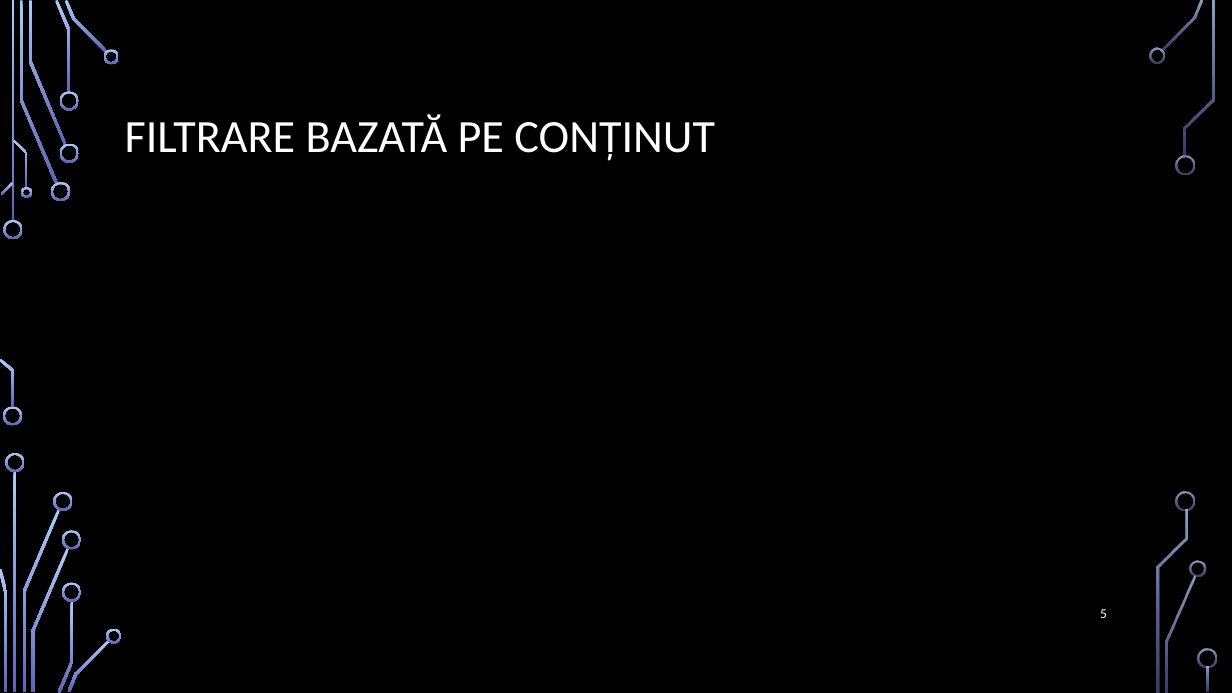
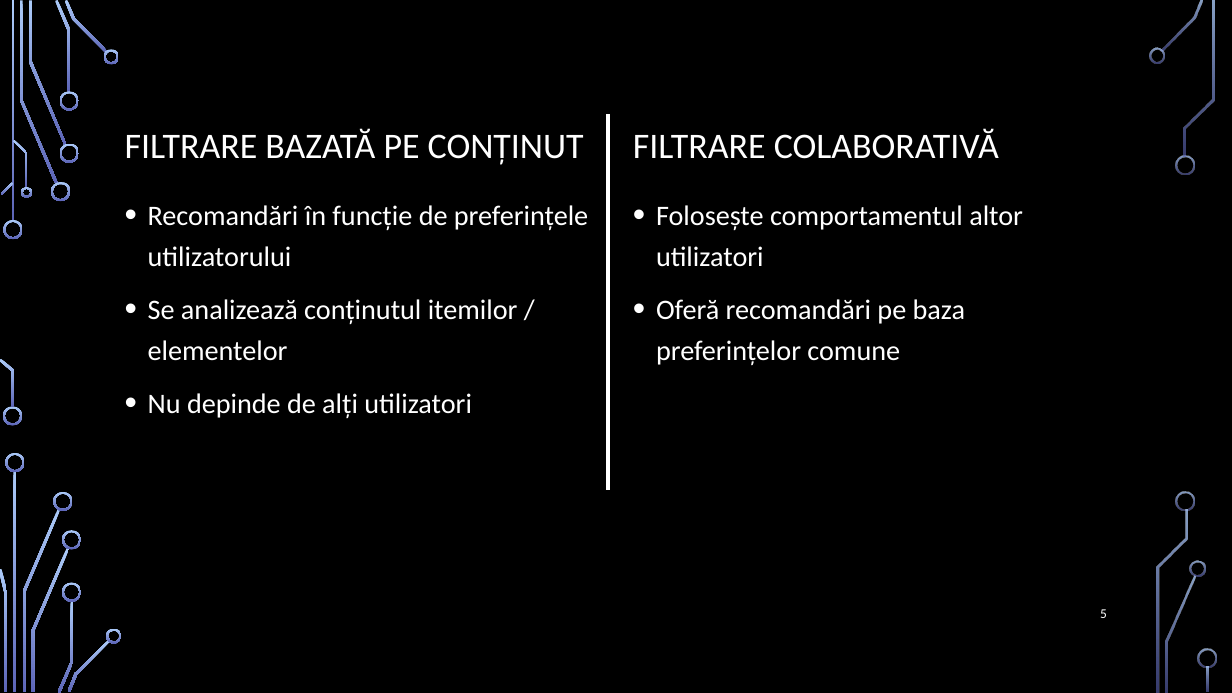
Before and after one commit to bucilamihai/Licenta, a slide deck: slide 5 of PrezentareLicenta.pptx. Drawn at 1232x693 pixels with LibreOffice and Linux fonts; fonts in the diff are those of the drawing; background and template pictures are left out. Boxes give left, top, right and bottom in pixels: in the first picture for what was removed or moved away, otherwise in the second. Text is boxed around its words. In the diff, an @@ line names an element or a change of style, - is before the commit and + after.

```diff
--- a/PrezentareLicenta.pptx
+++ b/PrezentareLicenta.pptx
@@ text "FILTRARE BAZATĂ PE CONȚINUT": place and size @@
-text "FILTRARE BAZATĂ PE CONȚINUT" at [125,114,715,161]
+text "FILTRARE BAZATĂ PE CONȚINUT" at [125,128,584,165]
@@ text "FILTRARE BAZATĂ PE CONȚINUT" at [125,128,584,165]: size 36 to 28 pt; more space between paragraphs; vertical alignment middle to bottom @@
@@ line added from (608, 115) to (608, 490), #FFFFFF 3 pt @@
@@ text added at [633,128,999,159], 28 pt, text #FFFFFF @@
+FILTRARE COLABORATIVĂ
@@ text added at [148,205,588,418], 22 pt, text #FFFFFF @@
+• Recomandări în funcție de preferințele utilizatorului
+• Se analizează conținutul itemilor / elementelor
+• Nu depinde de alți utilizatori
@@ text added at [656,205,1023,365], 22 pt, text #FFFFFF @@
+• Folosește comportamentul altor utilizatori
+• Oferă recomandări pe baza preferințelor comune
```
Also in this commit, not shown: 5 other slides changed, 5 slides added, 3 slides removed, 1 other file.
